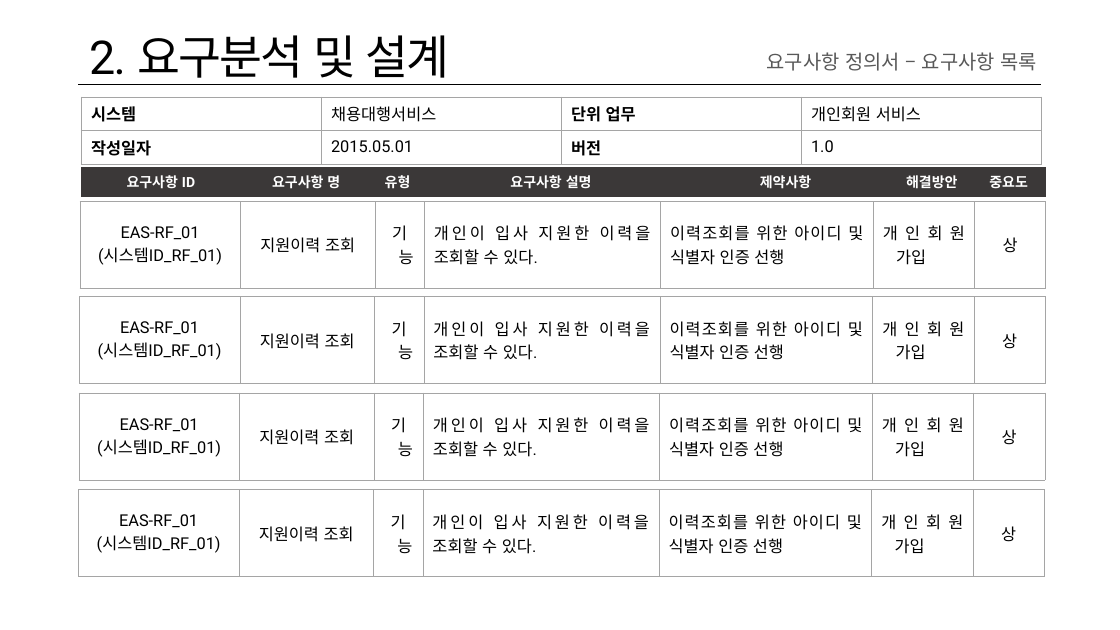
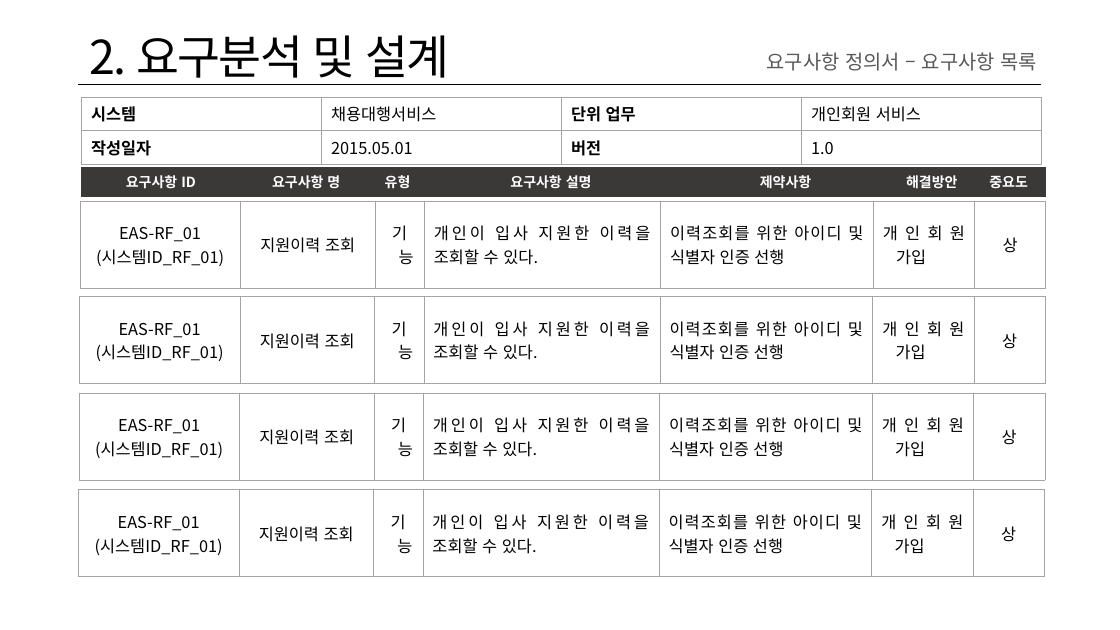
Before and after one commit to Manyaksi/Project_NewbeeSchool, a slide deck: slide 7 of document/보고서_폼.pptx (slide 8 before the commit). Drawn at 1120x630 pixels with LibreOffice and Linux fonts; fonts in the diff are those of the drawing. Boxes give left, top, right and bottom in pixels: in the first picture for what was removed or moved away, otherwise in the second. Text is boxed around its words. In the diff, an @@ line names an element or a change of style, - is before the commit and + after.

Commit message:
보고서_폼 폰트 수정 및 요구사항 정의서 개발프로그램 설치법 안내까지 -순대

```diff
--- a/document/보고서_폼.pptx
+++ b/document/보고서_폼.pptx
@@ title "2. 요구분석 및 설계" at box(89, 35, 449, 85): font Roboto to Noto Sans CJK KR @@
@@ table at box(82, 97, 1043, 160) @@
@@ font Roboto to Noto Sans CJK KR @@
@@ table at box(82, 166, 1045, 245) @@
@@ font Roboto to Noto Sans CJK KR @@
@@ table at box(80, 202, 1046, 449) @@
@@ font Roboto to Noto Sans CJK KR @@
@@ table at box(80, 297, 1046, 546) @@
@@ font Roboto to Noto Sans CJK KR @@
@@ table at box(79, 393, 1045, 558) @@
@@ font Roboto to Noto Sans CJK KR @@
@@ table at box(78, 490, 1044, 576) @@
@@ font Roboto to Noto Sans CJK KR @@
```
Also in this commit, not shown: 10 other slides changed, 1 slide removed, 4 other files.
